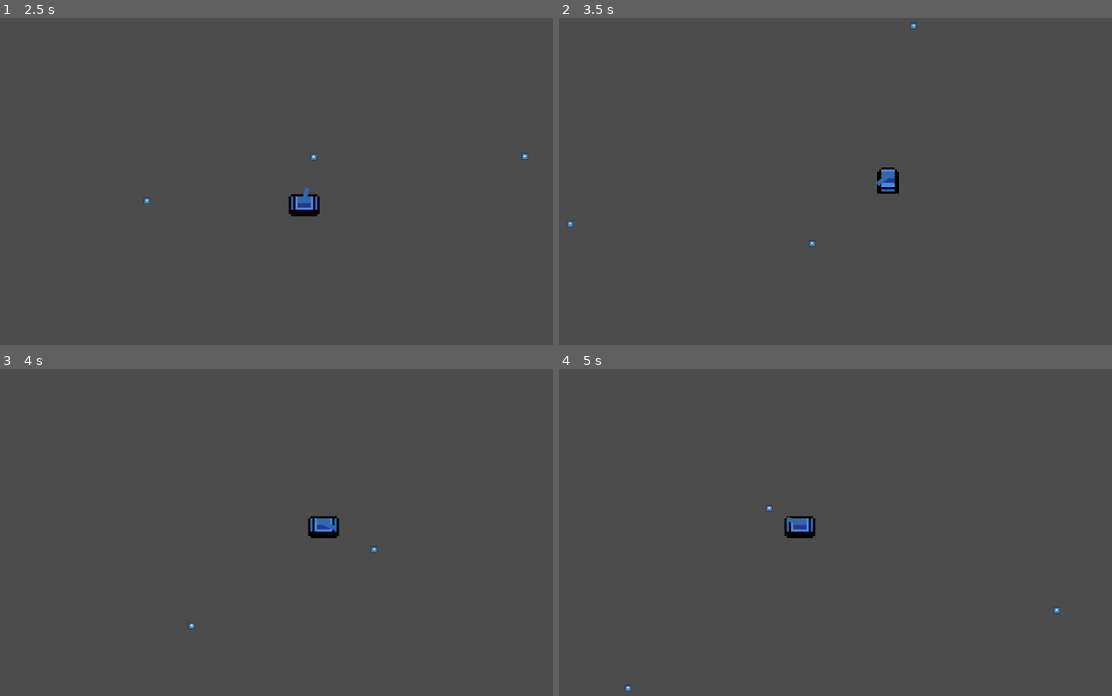
Above: before the commit, frames 1-4 (two rows, left to right).
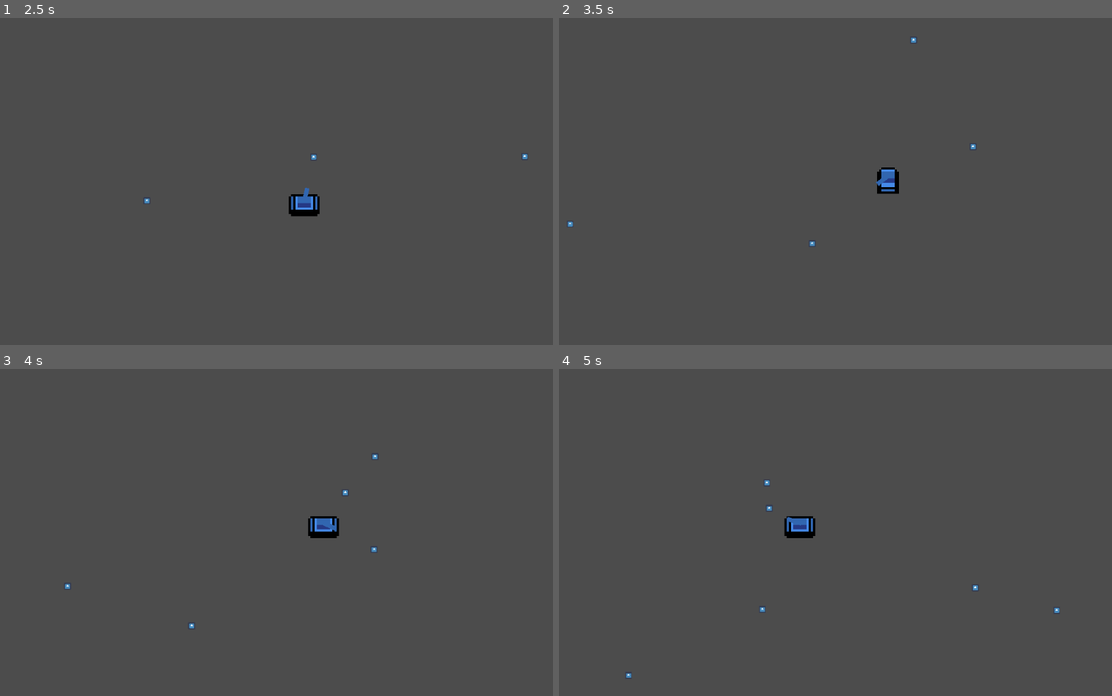
Above: after the commit, the same moments.

Repository: jpcerrone/TanksGodot
Game: Godot game, scene res://Main.tscn
Two runs of this game, one before a commit and one after it. Both use one fixed random seed, a clock stepped at 60 frames per second and the inputs below. The engine's default icon, where the game draws it, is replaced by a stand-in: a white triangle on a blue panel in a dark square.
Inputs (mouse positions are in pixels of both pictures, inside the frame that each line leads up to):
- Up to frame 1 (2.5 s): tap Enter at 0.5 s; move the mouse to (398, 165) at 0.52 s; hold D (move_right) 0.53-1.28 s; click (398, 165) at 0.6 s; move the mouse to (160, 197) at 1.27 s; hold S (move_down) 1.28-2.03 s; click (160, 197) at 1.35 s; move the mouse to (326, 109) at 2.02 s; hold D (move_right) from 2.03 s (still down); click (326, 109) at 2.1 s
- Up to frame 2 (3.5 s): move the mouse to (802, 246) at 2.77 s; release D (move_right) at 2.78 s; hold W (move_up) from 2.78 s (still down); click (802, 246) at 2.85 s
- Up to frame 3 (4 s): move the mouse to (442, 581) at 3.52 s; release W (move_up) at 3.53 s; hold A (move_left) from 3.53 s (still down); click (442, 581) at 3.6 s
- Up to frame 4 (5 s): keep holding A (move_left); move the mouse to (664, 483) at 4.27 s; click (664, 483) at 4.35 s

Frame 1 is identical in both runs. In frame 2, less than 0.1% of the frame differs, in the area x 63-76%, y 1-41%; in frame 3, less than 0.1%; in frame 4, less than 0.1%, in the area x 11-76%, y 34-99%.

Commit message:
added bullet bounce and outer walls

Diff:
--- a/Bullet.gd
+++ b/Bullet.gd
@@ -1,7 +1,9 @@
 extends KinematicBody2D
 
 
-var speed = 250.0
+const speed = 250.0
+const maxRebounds = 2
+var currentRebounds
 var velocity = Vector2()
 # Called when the node enters the scene tree for the first time.
 func _ready():
@@ -10,8 +12,13 @@
 func setup(initialPosition: Vector2, initialVelocity: Vector2):
 	position = initialPosition
 	self.velocity = initialVelocity
+	currentRebounds = 0
 
 # Called every frame. 'delta' is the elapsed time since the previous frame.
 func _physics_process(delta):
-	move_and_collide(velocity*delta*speed)
-	pass
+	var collision = move_and_collide(velocity*delta*speed)
+	if (collision):
+		velocity = velocity.bounce(collision.normal)
+		currentRebounds += 1;
+		if (currentRebounds > maxRebounds):
+			queue_free()
--- a/Bullet.tscn
+++ b/Bullet.tscn
@@ -1,7 +1,10 @@
-[gd_scene load_steps=3 format=2]
+[gd_scene load_steps=4 format=2]
 
 [ext_resource path="res://icon.png" type="Texture" id=1]
 [ext_resource path="res://Bullet.gd" type="Script" id=2]
+
+[sub_resource type="RectangleShape2D" id=1]
+extents = Vector2( 6.3483, 6.2126 )
 
 [node name="Bullet" type="KinematicBody2D"]
 script = ExtResource( 2 )
@@ -9,3 +12,6 @@
 [node name="Sprite" type="Sprite" parent="."]
 scale = Vector2( 0.2, 0.2 )
 texture = ExtResource( 1 )
+
+[node name="CollisionShape2D" type="CollisionShape2D" parent="."]
+shape = SubResource( 1 )
--- a/Main.tscn
+++ b/Main.tscn
@@ -1,8 +1,9 @@
-[gd_scene load_steps=9 format=2]
+[gd_scene load_steps=12 format=2]
 
 [ext_resource path="res://tanks.png" type="Texture" id=1]
 [ext_resource path="res://Player.gd" type="Script" id=2]
 [ext_resource path="res://cannon.png" type="Texture" id=3]
+[ext_resource path="res://icon.png" type="Texture" id=4]
 
 [sub_resource type="AtlasTexture" id=1]
 atlas = ExtResource( 1 )
@@ -10,7 +11,7 @@
 
 [sub_resource type="AtlasTexture" id=2]
 atlas = ExtResource( 1 )
-region = Rect2( 32, 0, 16, 16 )
+region = Rect2( 48, 0, 16, 16 )
 
 [sub_resource type="AtlasTexture" id=3]
 atlas = ExtResource( 1 )
@@ -18,7 +19,7 @@
 
 [sub_resource type="AtlasTexture" id=4]
 atlas = ExtResource( 1 )
-region = Rect2( 48, 0, 16, 16 )
+region = Rect2( 32, 0, 16, 16 )
 
 [sub_resource type="SpriteFrames" id=5]
 animations = [ {
@@ -29,7 +30,7 @@
 }, {
 "frames": [ SubResource( 2 ) ],
 "loop": true,
-"name": "diagonal_up",
+"name": "diagonal_down",
 "speed": 5.0
 }, {
 "frames": [ SubResource( 3 ) ],
@@ -39,9 +40,15 @@
 }, {
 "frames": [ SubResource( 4 ) ],
 "loop": true,
-"name": "diagonal_down",
+"name": "diagonal_up",
 "speed": 5.0
 } ]
+
+[sub_resource type="RectangleShape2D" id=6]
+extents = Vector2( 511.476, 10.8842 )
+
+[sub_resource type="RectangleShape2D" id=7]
+extents = Vector2( 11.5125, 301.555 )
 
 [node name="Main" type="Node2D"]
 
@@ -64,3 +71,34 @@
 scale = Vector2( 4, 4 )
 z_index = 1
 texture = ExtResource( 3 )
+
+[node name="Area2D" type="RigidBody2D" parent="."]
+mode = 1
+mass = 0.00102041
+
+[node name="CollisionShape2D" type="CollisionShape2D" parent="Area2D"]
+modulate = Color( 1, 0, 0, 1 )
+position = Vector2( 509.434, 12.2784 )
+shape = SubResource( 6 )
+
+[node name="CollisionShape2D2" type="CollisionShape2D" parent="Area2D"]
+modulate = Color( 1, 0, 0, 1 )
+position = Vector2( 513.789, 587.176 )
+shape = SubResource( 6 )
+__meta__ = {
+"_edit_lock_": true
+}
+
+[node name="CollisionShape2D3" type="CollisionShape2D" parent="Area2D"]
+modulate = Color( 1, 0, 0, 1 )
+position = Vector2( 11.6997, 301.924 )
+shape = SubResource( 7 )
+
+[node name="CollisionShape2D4" type="CollisionShape2D" parent="Area2D"]
+modulate = Color( 1, 0, 0, 1 )
+position = Vector2( 1011.46, 296.393 )
+shape = SubResource( 7 )
+
+[node name="Sprite" type="Sprite" parent="Area2D"]
+visible = false
+texture = ExtResource( 4 )
